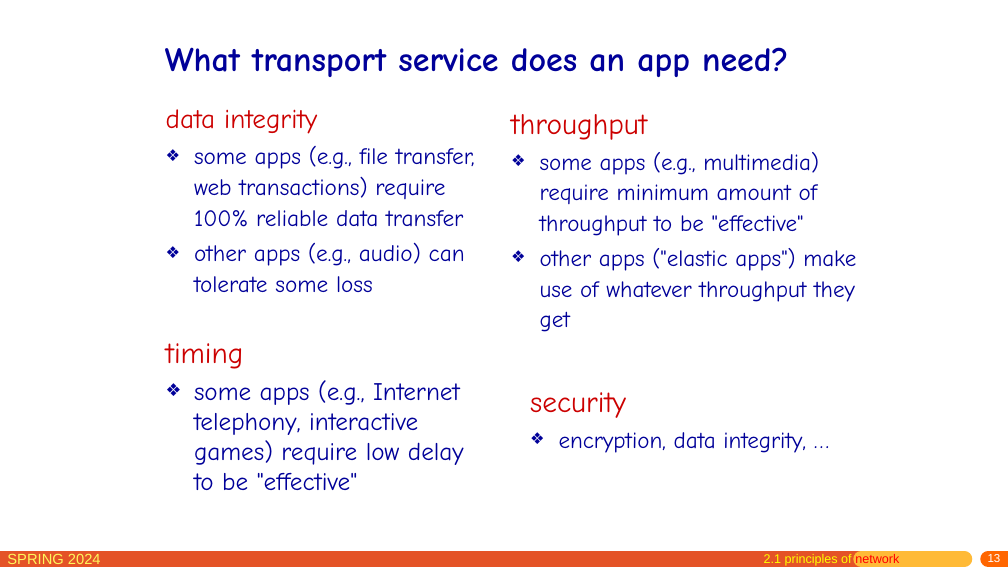
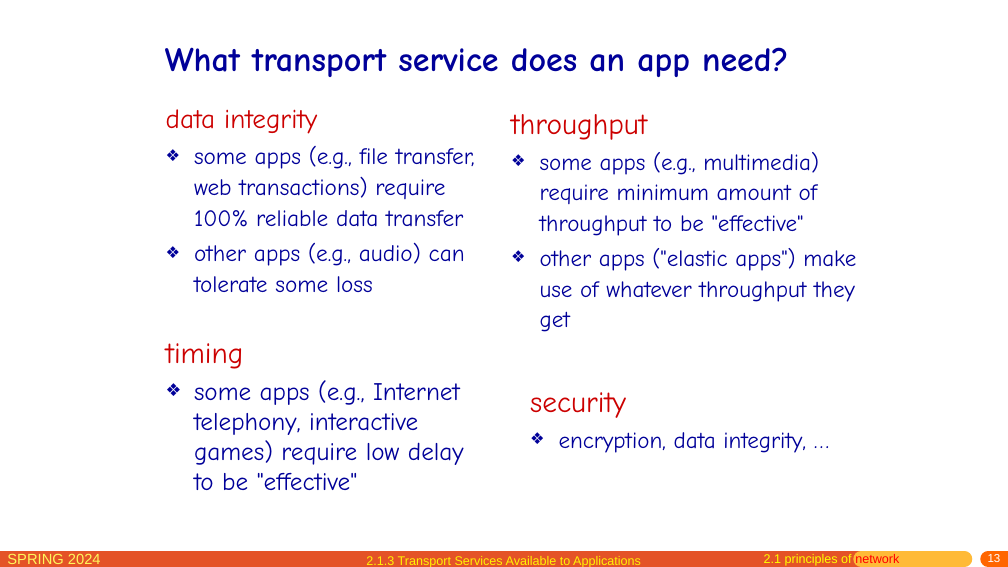
Before and after one commit to network-whu/slides, a slide deck: slide 13 of pptx/chapter2.pptx. Drawn at 1008x567 pixels with LibreOffice and Linux fonts; fonts in the diff are those of the drawing. Boxes give left, top, right and bottom in pixels: in the first picture for what was removed or moved away, otherwise in the second. Text is boxed around its words. In the diff, an @@ line names an element or a change of style, - is before the commit and + after.

```diff
--- a/pptx/chapter2.pptx
+++ b/pptx/chapter2.pptx
@@ text added at [366,556,641,567], 12 pt, text #FFF105 @@
+2.1.3 Transport Services Available to Applications
```
Also in this commit, not shown: 14 other slides changed, 1 slide added.
